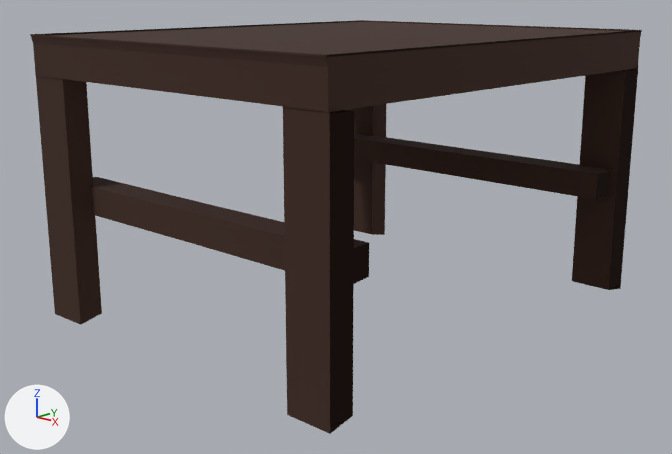
The Blender file ArtAssets/Mesas/mesa.blend: old version first, new version second.
Camera for both pictures: a 50 mm camera at (5.36, -4.95, 3.72) aimed at (0.0, 0.83, 1.67). Every picture has the same lights, and +X, +Y and +Z are marked at lower left.

Script lines for the objects in view, before the commit:
```python
me_cube_001 = bpy.data.meshes.new('Cube.001')
me_cube_001.from_pydata(...)  # 16 vertices, 7 faces; spans x -1.04..1.04, y -1.04..1.05, z -1.04..1.04
me_cube_001.materials.append(mat_material_001)  # brown #3d251b
me_cube_013 = bpy.data.meshes.new('Cube.013')
me_cube_013.from_pydata(...)  # 16 vertices, 7 faces; spans x -1.04..1.04, y -1.04..1.05, z -1.04..1.04
me_cube_013.materials.append(mat_material_002)  # brown #3d251b
me_plane = bpy.data.meshes.new('Plane')
me_plane.from_pydata(...)  # 16 vertices, 11 faces; spans x -1.0..1.0, y 0.0..2.02, z 0.0..0.33
me_plane.materials.append(mat_material)  # brown #3d251b
ob_cube = bpy.data.objects.new('Cube', me_cube_001)
ob_cube.location = (1.444, -0.881, 1.986)
ob_cube.scale = (0.191, -0.109, 1.0)
_m = ob_cube.modifiers.new('Mirror', 'MIRROR')
_m.use_axis = (True, True, False)
_m.mirror_object = ob_plane
ob_cube_001 = bpy.data.objects.new('Cube.001', me_cube_013)
ob_cube_001.location = (0.754, -0.672, 1.986)
ob_cube_001.scale = (0.808, -0.13, 0.115)
_m = ob_cube_001.modifiers.new('Mirror', 'MIRROR')
_m.use_axis = (True, True, False)
_m.mirror_object = ob_plane
ob_plane = bpy.data.objects.new('Plane', me_plane)
ob_plane.location = (0.0, 1.0, 3.0)
ob_plane.scale = (1.64, 1.0, 1.0)
_m = ob_plane.modifiers.new('Mirror', 'MIRROR')
_m.use_axis = (False, True, False)
_m.use_clip = True
```
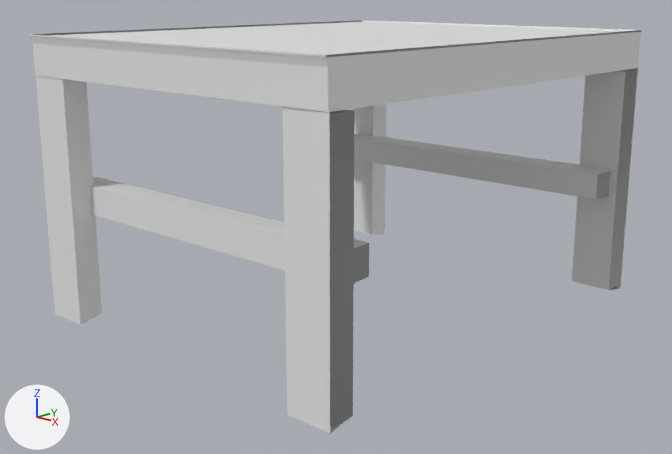
Changed parts and their boxes [x1, y1, x2, y2] in the pictures (672 x 454 px):
'Cube', recoloured (brown to grey): [36, 68, 638, 434] in both
'Plane', recoloured (brown to grey): [30, 20, 642, 112] in both
'Cube.001', recoloured (brown to grey): [90, 134, 612, 284] in both

The edits, one by one:
me_plane has 16 vertices, 11 faces and spans x -1.0..1.0, y 0.0..2.02, z 0.0..0.33.
me_plane no longer uses material mat_material (brown #3d251b).
me_cube_001 has 16 vertices, 7 faces and spans x -1.04..1.04, y -1.04..1.05, z -1.04..1.04.
me_cube_001 no longer uses material mat_material_001 (brown #3d251b).
me_cube_013 has 16 vertices, 7 faces and spans x -1.04..1.04, y -1.04..1.05, z -1.04..1.04.
me_cube_013 no longer uses material mat_material_002 (brown #3d251b).
